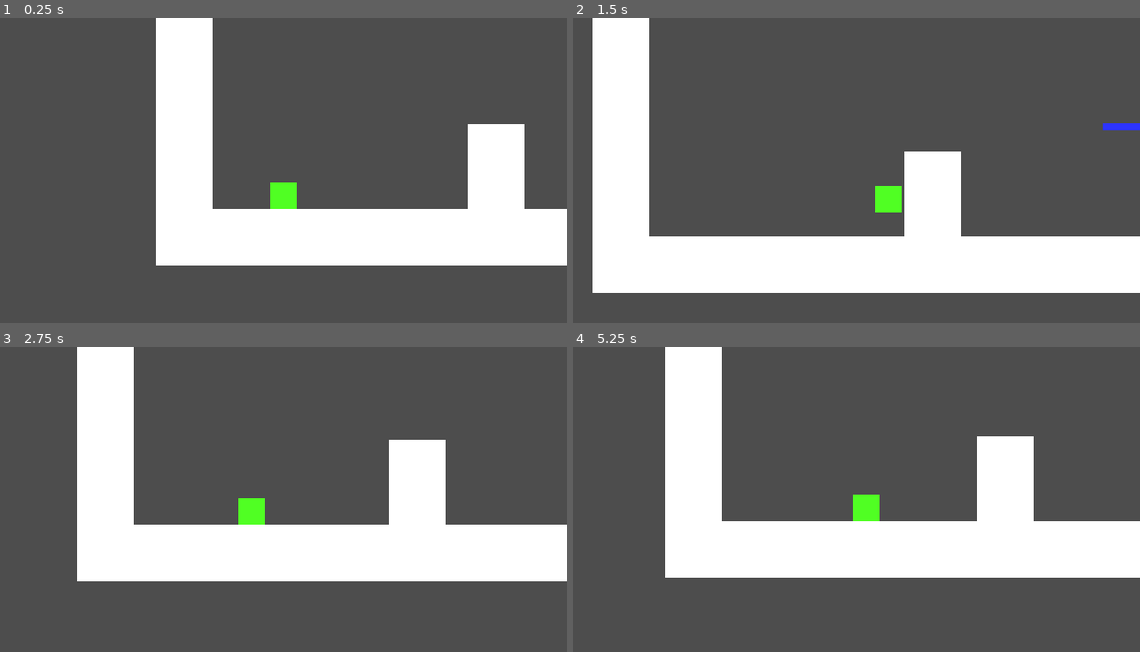
Above: before the commit, frames 1-4 (two rows, left to right).
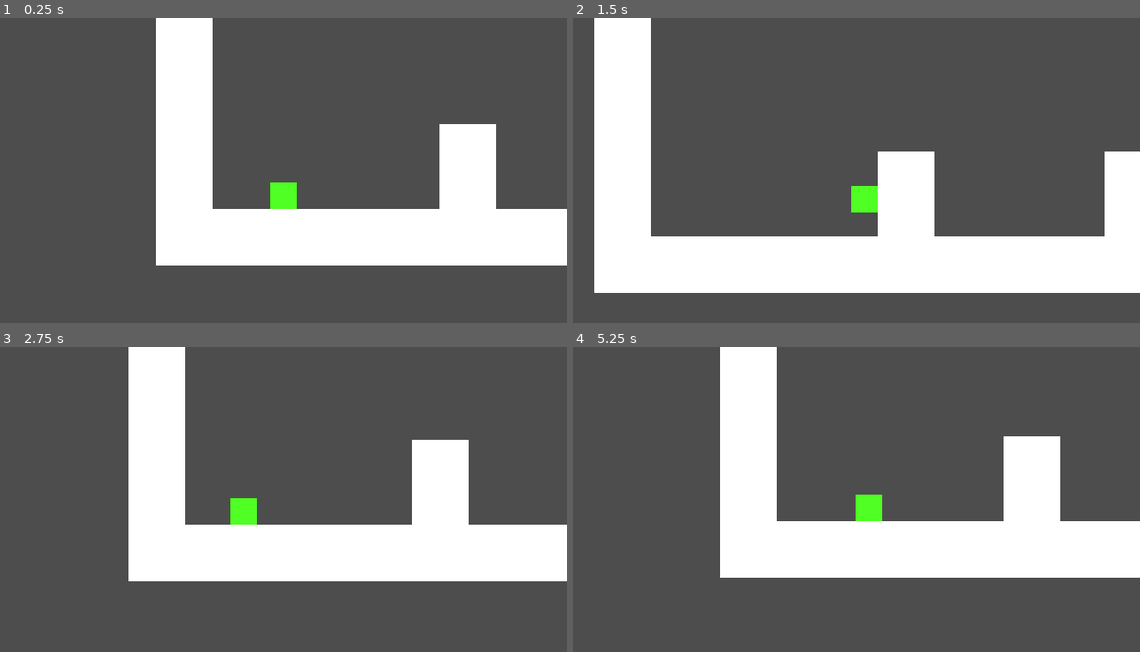
Above: after the commit, the same moments.

Repository: Addrakur/JubiscleiaGodot
Game: Godot game, scene res://levels/level_test.tscn
Two runs of this game, one before a commit and one after it. Both use one fixed random seed, a clock stepped at 60 frames per second and the inputs below.
Inputs:
- Up to frame 1 (0.25 s): no input
- Up to frame 2 (1.5 s): hold D (right) from 0.53 s (still down); tap Space (jump) at 0.77 s
- Up to frame 3 (2.75 s): tap Space (jump) at 1.52 s; release D (right) at 2.03 s; hold A (left) from 2.03 s (still down)
- Up to frame 4 (5.25 s): release A (left) at 2.78 s; hold D (right) 2.78-4.28 s; tap Space (jump) at 3.02, 3.77, 4.52 s; hold A (left) 4.28-5.03 s; hold D (right) from 5.03 s (still down)

The runs differ from the first frame. In frame 1, 2.8% of the frame differs, in the area x 77-93%, y 34-63%; in frame 2, 5.4%; in frame 3, 15%; in frame 4, 16%, in the area x 16-86%, y 0-76%.

Commit message:
Mudancas no mapa de teste

Diff:
--- a/Jubiscleia/levels/level_test.tscn
+++ b/Jubiscleia/levels/level_test.tscn
@@ -21,7 +21,7 @@
 
 [node name="Polygon2D" type="Polygon2D" parent="Ground"]
 invert_border = 1.0
-polygon = PackedVector2Array(0, 128, 0, 640, 2112, 640, 2112, 128, 64, 128, 64, 192, 2048, 192, 2048, 480, 1760, 480, 1760, 512, 1856, 512, 1856, 544, 2048, 544, 2048, 576, 1120, 576, 1120, 416, 1248, 416, 1248, 352, 992, 352, 992, 416, 1056, 416, 1056, 576, 416, 576, 416, 480, 352, 480, 352, 576, 64, 576, 64, 128)
+polygon = PackedVector2Array(0, 128, 0, 640, 2112, 640, 2112, 128, 64, 128, 64, 192, 2048, 192, 2048, 576, 640, 576, 640, 480, 576, 480, 576, 576, 384, 576, 384, 480, 320, 480, 320, 576, 64, 576, 64, 128)
 
 [node name="CollisionPolygon2D" type="CollisionPolygon2D" parent="Ground"]
 
@@ -29,13 +29,13 @@
 position = Vector2(144, 528)
 
 [node name="Plataform" parent="." instance=ExtResource("2_tceqm")]
-position = Vector2(576, 448)
+position = Vector2(832, 480)
 
 [node name="Plataform2" parent="." instance=ExtResource("2_tceqm")]
-position = Vector2(800, 384)
+position = Vector2(832, 384)
 
 [node name="Plataform3" parent="." instance=ExtResource("2_tceqm")]
-position = Vector2(1376, 384)
+position = Vector2(960, 480)
 
 [node name="Plataform4" parent="." instance=ExtResource("2_tceqm")]
-position = Vector2(1568, 448)
+position = Vector2(1184, 384)
--- a/Jubiscleia/player/player.tscn
+++ b/Jubiscleia/player/player.tscn
@@ -7,7 +7,7 @@
 
 [node name="player" type="CharacterBody2D"]
 script = ExtResource("1_5lux4")
-speed = 200.0
+speed = 250.0
 jump_height = 20.0
 jump_time_to_peak = 0.12
 jump_time_to_descent = 0.15
